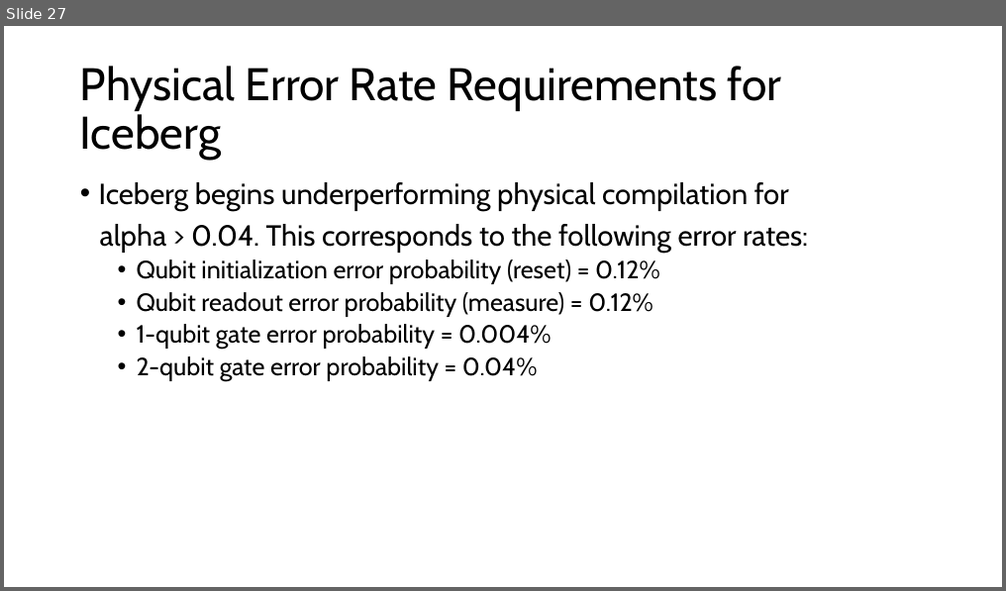
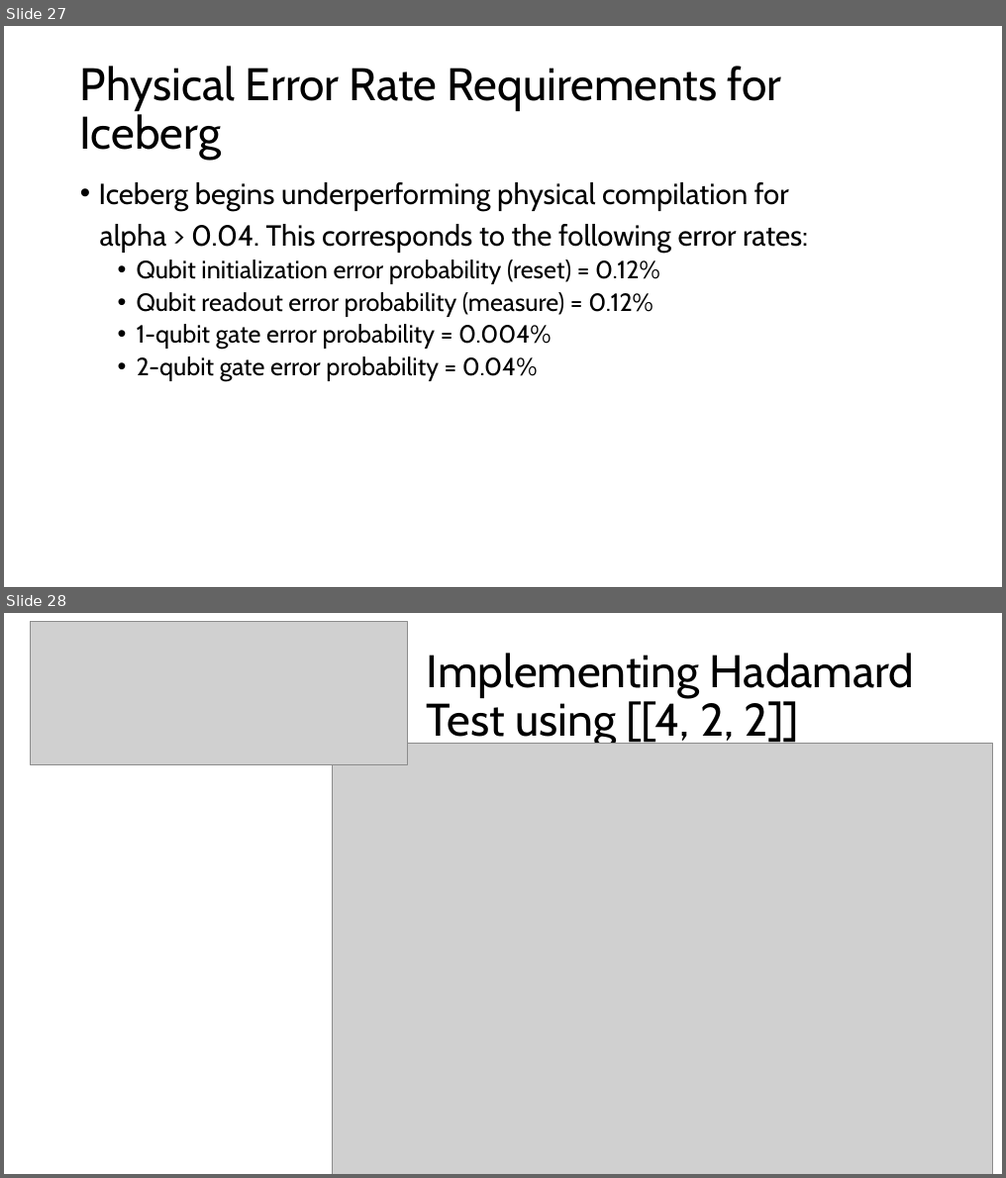
Before and after one commit to Baker-Group-UT/iceberg-compiler, a slide deck: direction.pptx. Shown one above the other, each under a label of ours: slide 27 before the commit, slides 27 and 28 after it. The pictures are 1006x591 and 1006x1178 pixels, drawn with LibreOffice and Linux fonts; fonts in the diff are those of the drawing; grey boxes stand for pictures. Boxes give left, top, right and bottom in pixels: in the first picture for what was removed or moved away, otherwise in the second. Text is boxed around its words. In the diff, an @@ line names an element or a change of style, - is before the commit and + after.

```diff
--- a/direction.pptx
+++ b/direction.pptx
@@ slide 28 added at box(4, 613, 1002, 1174), background #FFFFFF @@
@@ picture added at box(30, 621, 408, 765) @@
@@ title added at box(427, 653, 915, 747), 44 pt, text #000000 @@
+Implementing Hadamard Test using [[4, 2, 2]]
@@ picture added at box(333, 744, 993, 1174) @@
```
Also in this commit, not shown: 1 other slide added, 2 other files.
